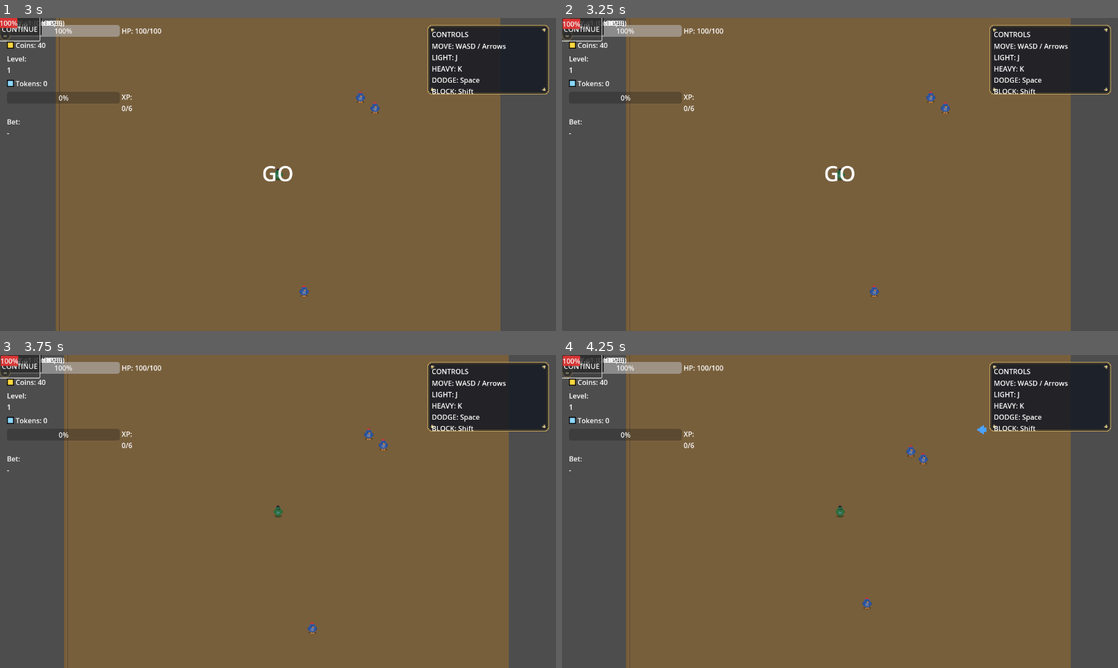
Above: before the commit, frames 1-4 (two rows, left to right).
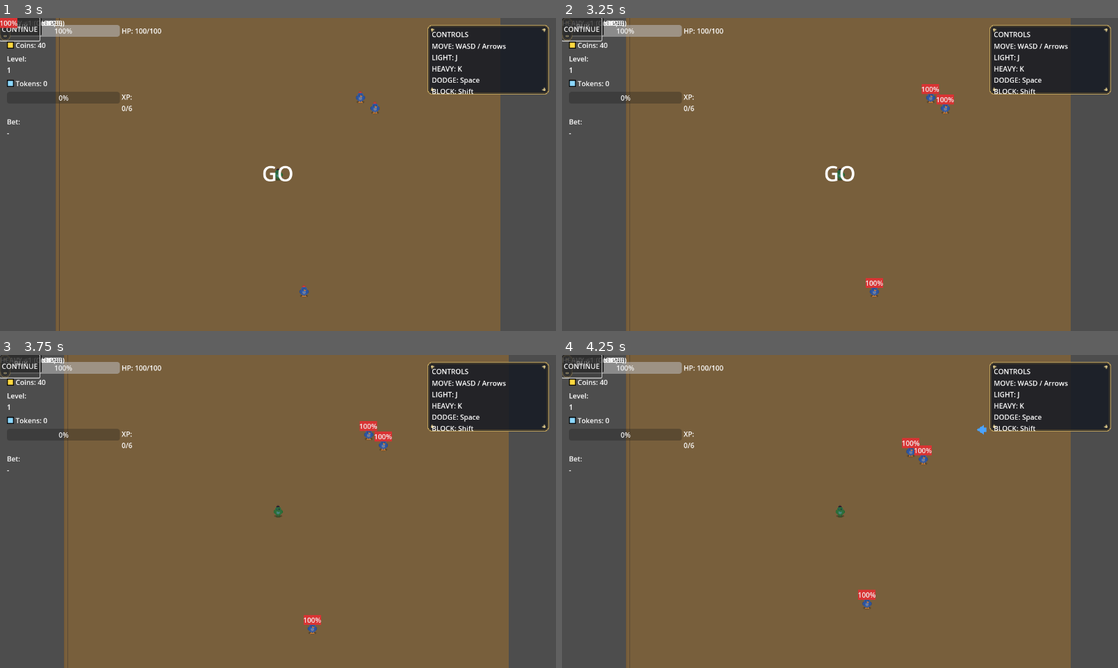
Above: after the commit, the same moments.

Repository: Faratas410/Gallicus-2.0
Game: Godot game, scene res://scenes/Main.tscn
Two runs of this game, one before a commit and one after it. Both use one fixed random seed, a clock stepped at 60 frames per second and the inputs below.
Inputs:
- Up to frame 1 (3 s): click "CONTINUE" at 0.5 s; click "CONTINUE" at 1.25 s; click "BUY" at 2 s; click "BUY" at 2.75 s
- Up to frame 2 (3.25 s): no input
- Up to frame 3 (3.75 s): click "BUY" at 3.5 s
- Up to frame 4 (4.25 s): no input

Frame 1 is identical in both runs. In frame 2, 0.4% of the frame differs, in the area x 0-71%, y 0-87%; in frame 3, 0.4%; in frame 4, 0.4%.

Commit message:
Adjust HUD, upgrade panel layout, and enemy bars

Diff:
--- a/scenes/UI.tscn
+++ b/scenes/UI.tscn
@@ -54,10 +54,13 @@
 anchor_right = 1.0
 anchor_bottom = 1.0
 size_flags_horizontal = 3
+size_flags_vertical = 0
+theme_override_constants/separation = 24
 
 [node name="LeftColumn" type="VBoxContainer" parent="HUD/SafeMargin/TopRow"]
 custom_minimum_size = Vector2(360, 0)
 size_flags_horizontal = 3
+size_flags_vertical = 0
 theme_override_constants/separation = 8
 
 [node name="PlayerHPRow" type="HBoxContainer" parent="HUD/SafeMargin/TopRow/LeftColumn"]
@@ -129,6 +132,7 @@
 
 [node name="RightColumn" type="VBoxContainer" parent="HUD/SafeMargin/TopRow"]
 size_flags_horizontal = 8
+size_flags_vertical = 0
 
 [node name="LevelUpPopup" type="Label" parent="HUD"]
 visible = false
@@ -241,9 +245,13 @@
 theme_override_constants/separation = 10
 
 [node name="UpgradeTitle" type="Label" parent="Modals/ModalCenter/UpgradePanel/UpgradeContentArea/UpgradeVBox"]
+size_flags_horizontal = 3
+horizontal_alignment = 1
 text = "UPGRADE SHOP"
 
 [node name="UpgradeCoinsLabel" type="Label" parent="Modals/ModalCenter/UpgradePanel/UpgradeContentArea/UpgradeVBox"]
+size_flags_horizontal = 3
+horizontal_alignment = 1
 text = "Tokens: 0"
 
 [node name="UpgradeRows" type="VBoxContainer" parent="Modals/ModalCenter/UpgradePanel/UpgradeContentArea/UpgradeVBox"]
@@ -262,6 +270,7 @@
 offset_top = 6.0
 offset_right = -8.0
 offset_bottom = -6.0
+theme_override_constants/separation = 12
 
 [node name="UpgradeHPIcon" type="TextureRect" parent="Modals/ModalCenter/UpgradePanel/UpgradeContentArea/UpgradeVBox/UpgradeRows/UpgradeHPRow/UpgradeHPRowHBox"]
 custom_minimum_size = Vector2(40, 40)
@@ -288,6 +297,7 @@
 offset_top = 6.0
 offset_right = -8.0
 offset_bottom = -6.0
+theme_override_constants/separation = 12
 
 [node name="UpgradeLightIcon" type="TextureRect" parent="Modals/ModalCenter/UpgradePanel/UpgradeContentArea/UpgradeVBox/UpgradeRows/UpgradeLightRow/UpgradeLightRowHBox"]
 custom_minimum_size = Vector2(40, 40)
@@ -314,6 +324,7 @@
 offset_top = 6.0
 offset_right = -8.0
 offset_bottom = -6.0
+theme_override_constants/separation = 12
 
 [node name="UpgradeHeavyIcon" type="TextureRect" parent="Modals/ModalCenter/UpgradePanel/UpgradeContentArea/UpgradeVBox/UpgradeRows/UpgradeHeavyRow/UpgradeHeavyRowHBox"]
 custom_minimum_size = Vector2(40, 40)
--- a/scripts/ui/enemy_health_bar.gd
+++ b/scripts/ui/enemy_health_bar.gd
@@ -6,7 +6,6 @@
 var _anchor: Node2D = null
 
 func _ready() -> void:
-	top_level = true
 	z_index = 200
 
 func set_target(target: Node2D, anchor: Node2D) -> void:
@@ -25,9 +24,9 @@
 	var viewport: Viewport = get_viewport()
 	var cam: Camera2D = viewport.get_camera_2d()
 	if cam != null:
-		var cam_transform: Transform2D = cam.get_canvas_transform().affine_inverse()
+		var cam_transform: Transform2D = cam.get_canvas_transform()
 		return cam_transform * world_pos
-	var fallback_transform: Transform2D = viewport.get_canvas_transform().affine_inverse()
+	var fallback_transform: Transform2D = viewport.get_canvas_transform()
 	return fallback_transform * world_pos
 
 func _process(_delta: float) -> void:
@@ -55,4 +54,4 @@
 		var pad: float = 2.0
 		pos.x = clampf(pos.x, pad, vp_size.x - bar_size.x - pad)
 		pos.y = clampf(pos.y, pad, vp_size.y - bar_size.y - pad)
-	global_position = pos
+	position = pos
